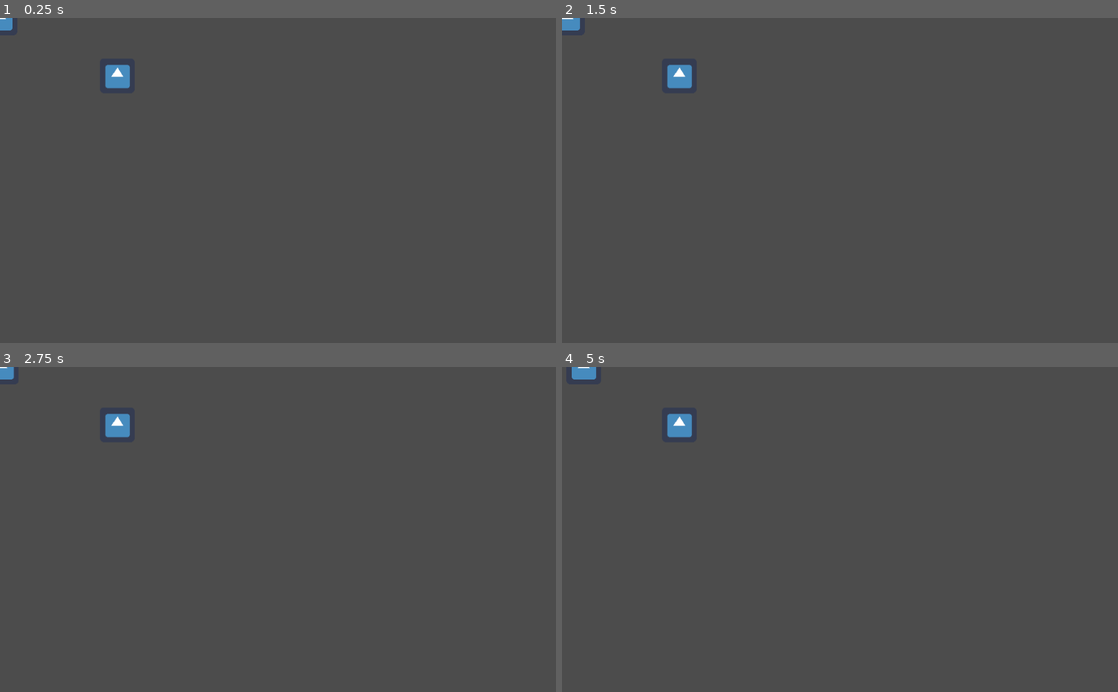
Above: before the commit, frames 1-4 (two rows, left to right).
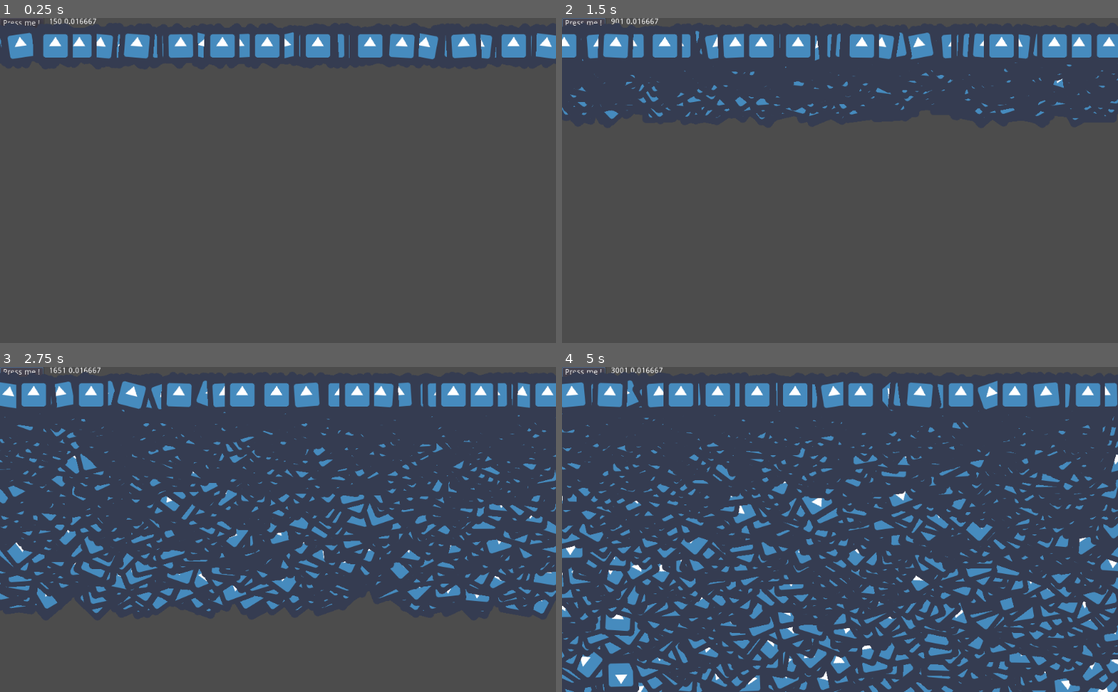
Above: after the commit, the same moments.

Repository: mslinklater/godottests
Game: Godot game, scene res://exercise.tscn
Same seed, same stepped clock (60 frames per second), same inputs: the game is played once before the commit and once after it. Before the commit the project starts from res://main-scene.tscn. The engine's default icon, where the game draws it, is replaced by a stand-in: a white triangle on a blue panel in a dark square.
Inputs (mouse positions are in pixels of both pictures, inside the frame that each line leads up to):
- Up to frame 1 (0.25 s): no input
- Up to frame 2 (1.5 s): click (584, 24) at 0.5 s, where only the run after the commit has a clickable "Press me !"; hold Right (ui_right) from 1.28 s (still down)
- Up to frame 3 (2.75 s): release Right (ui_right) at 2.03 s; hold Left (ui_left) from 2.03 s (still down)
- Up to frame 4 (5 s): release Left (ui_left) at 2.78 s; hold Right (ui_right) 2.78-4.28 s; hold Left (ui_left) from 4.28 s (still down)

The runs differ from the first frame. In frame 1, 5.8% of the frame differs, in the area x 0-100%, y 0-22%; in frame 2, 6.6%; in frame 3, 15%; in frame 4, 23%, in the area x 0-100%, y 0-100%.

Commit message:
up to chap4

Diff:
--- a/Book/Test/Sprite.gd
+++ b/Book/Test/Sprite.gd
@@ -1,18 +1,18 @@
 extends Sprite
 
-const MOVEMENT_SPEED = 50
+var speed = 0
+var rot_speed = rand_range(-.1,.1)
 
 func _ready():
 	pass # Replace with function body.
 
+func _physics_process(delta):
+	speed += delta * 100
 
 # Called every frame. 'delta' is the elapsed time since the previous frame.
 func _process(delta):
-	var input_direction = 0
+	position.y += speed * delta
+	rotation += rot_speed
 
-	if Input.is_action_pressed("ui_left"):
-		input_direction = -1
-	elif Input.is_action_pressed("ui_right"):
-		input_direction = 1
-
-	position.x += input_direction * MOVEMENT_SPEED * delta
+	if position.y > get_viewport().size.y:
+		speed = -abs(speed)
--- /dev/null
+++ b/Book/Test/Sprite.tscn
@@ -0,0 +1,8 @@
+[gd_scene load_steps=3 format=2]
+
+[ext_resource path="res://icon.png" type="Texture" id=1]
+[ext_resource path="res://Sprite.gd" type="Script" id=2]
+
+[node name="Sprite" type="Sprite"]
+texture = ExtResource( 1 )
+script = ExtResource( 2 )
--- /dev/null
+++ b/Book/Test/exercise.gd
@@ -0,0 +1,28 @@
+extends Node2D
+
+onready var count_label = $Label
+var num_sprites = 0
+
+# Called when the node enters the scene tree for the first time.
+func _ready():
+	pass # Replace with function body.
+
+func spawn_sprite(time):
+	var newSprite = load("res://Sprite.tscn").instance()
+
+	newSprite.position.x = rand_range(0, get_viewport().size.x)
+	newSprite.position.y = 50
+
+	add_child(newSprite)
+	num_sprites += 1
+
+	count_label.text = num_sprites as String + " " + time as String
+
+# Called every frame. 'delta' is the elapsed time since the previous frame.
+func _process(delta):
+	if delta < 0.0167:
+		for _i in range(10):
+			spawn_sprite(delta)
+
+func _on_Button_pressed():
+	spawn_sprite(0)
--- /dev/null
+++ b/Book/Test/exercise.tscn
@@ -0,0 +1,24 @@
+[gd_scene load_steps=2 format=2]
+
+[ext_resource path="res://exercise.gd" type="Script" id=1]
+
+[node name="Exercise" type="Node2D"]
+script = ExtResource( 1 )
+
+[node name="Button" type="Button" parent="."]
+margin_right = 12.0
+margin_bottom = 20.0
+text = "Press me !"
+__meta__ = {
+"_edit_use_anchors_": false
+}
+
+[node name="Label" type="Label" parent="."]
+margin_left = 90.0
+margin_right = 197.0
+margin_bottom = 37.0
+text = "PLAP"
+__meta__ = {
+"_edit_use_anchors_": false
+}
+[connection signal="pressed" from="Button" to="." method="_on_Button_pressed"]
--- a/Book/Test/main-scene.tscn
+++ b/Book/Test/main-scene.tscn
@@ -1,14 +1,3 @@
-[gd_scene load_steps=4 format=2]
-
-[ext_resource path="res://sub-scene.tscn" type="PackedScene" id=1]
-[ext_resource path="res://Sprite.gd" type="Script" id=2]
-[ext_resource path="res://icon.png" type="Texture" id=3]
+[gd_scene format=2]
 
 [node name="MasterScene" type="Node"]
-
-[node name="SubScene" parent="." instance=ExtResource( 1 )]
-position = Vector2( 216.035, 106.55 )
-
-[node name="Sprite" type="Sprite" parent="."]
-texture = ExtResource( 3 )
-script = ExtResource( 2 )
--- a/Book/Test/project.godot
+++ b/Book/Test/project.godot
@@ -16,7 +16,7 @@
 [application]
 
 config/name="Test"
-run/main_scene="res://main-scene.tscn"
+run/main_scene="res://exercise.tscn"
 config/icon="res://icon.png"
 
 [rendering]
